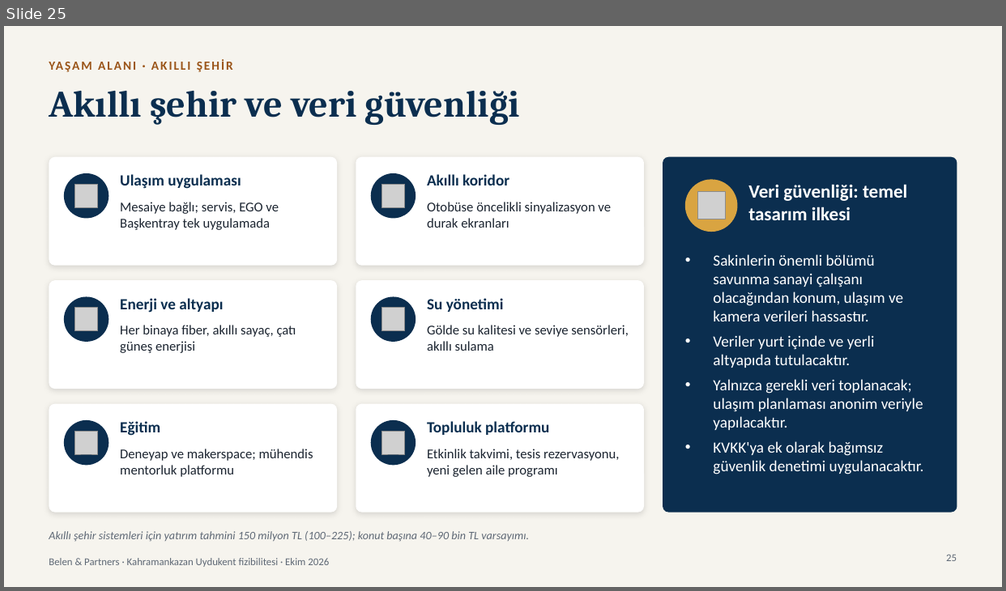
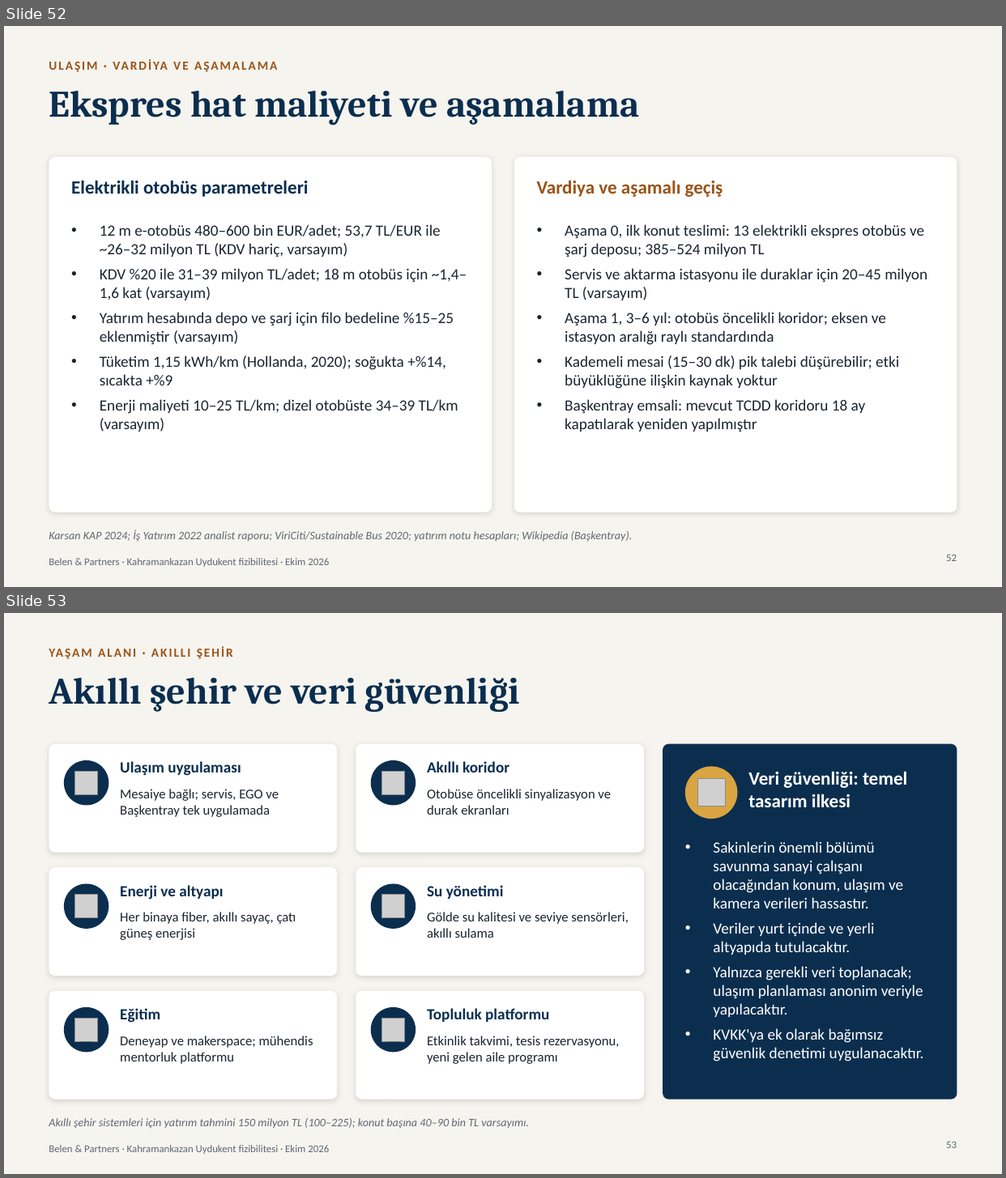
Before and after one commit to modularbelen-del/sunum, a slide deck: reports/Kahramankazan Uydukent sunumu.pptx. Shown one above the other, each under a label of ours: slide 25 before the commit, slides 52 and 53 after it. The pictures are 1006x591 and 1006x1178 pixels, drawn with LibreOffice and Linux fonts; fonts in the diff are those of the drawing; grey boxes stand for pictures. Boxes give left, top, right and bottom in pixels: in the first picture for what was removed or moved away, otherwise in the second. Text is boxed around its words. In the diff, an @@ line names an element or a change of style, - is before the commit and + after.

```diff
--- a/reports/Kahramankazan Uydukent sunumu.pptx
+++ b/reports/Kahramankazan Uydukent sunumu.pptx
@@ slide 52 added at bbox=[4, 26, 1002, 587], background #F6F4EE; not listed: 1 template element that a slide beside it also shows @@
@@ text added at bbox=[153, 62, 168, 70], 12 pt, text #9A5418, bold @@
+ULAŞIM · VARDİYA VE AŞAMALAMA
@@ title added at bbox=[49, 91, 639, 125], 36 pt, text #0B2E4F, bold @@
+Ekspres hat maliyeti ve aşamalama
@@ rounded rectangle added at bbox=[49, 157, 492, 513], fill #FFFFFF @@
@@ rounded rectangle added at bbox=[514, 157, 957, 513], fill #FFFFFF @@
@@ text added at bbox=[71, 180, 309, 197], 18 pt, text #0B2E4F, bold @@
+Elektrikli otobüs parametreleri
@@ text added at bbox=[537, 180, 723, 197], 18 pt, text #9A5418, bold @@
+Vardiya ve aşamalı geçiş
@@ text added at bbox=[100, 224, 467, 432], 15 pt, text #1B2430 @@
+• 12 m e-otobüs 480–600 bin EUR/adet; 53,7 TL/EUR ile ~26–32 milyon TL (KDV hariç, varsayım)
+• KDV %20 ile 31–39 milyon TL/adet; 18 m otobüs için ~1,4–1,6 kat (varsayım)
+• Yatırım hesabında depo ve şarj için filo bedeline %15–25 eklenmiştir (varsayım)
+• Tüketim 1,15 kWh/km (Hollanda, 2020); soğukta +%14, sıcakta +%9
+• Enerji maliyeti 10–25 TL/km; dizel otobüste 34–39 TL/km (varsayım)
@@ text added at bbox=[565, 224, 927, 433], 15 pt, text #1B2430 @@
+• Aşama 0, ilk konut teslimi: 13 elektrikli ekspres otobüs ve şarj deposu; 385–524 milyon TL
+• Servis ve aktarma istasyonu ile duraklar için 20–45 milyon TL (varsayım)
+• Aşama 1, 3–6 yıl: otobüs öncelikli koridor; eksen ve istasyon aralığı raylı standardında
+• Kademeli mesai (15–30 dk) pik talebi düşürebilir; etki büyüklüğüne ilişkin kaynak yoktur
+• Başkentray emsali: mevcut TCDD koridoru 18 ay kapatılarak yeniden yapılmıştır
@@ text added at bbox=[49, 530, 633, 542], 11 pt, text #5E6875, italic @@
+Karsan KAP 2024; İş Yatırım 2022 analist raporu; ViriCiti/Sustainable Bus 2020; yatırım notu hesapları; Wikipedia (Başkentray).
@@ page number added at bbox=[946, 555, 957, 561], 10 pt, text #5E6875 @@
+52
@@ what was slide 25 is now slide 53 @@
@@ page number at bbox=[946, 1142, 957, 1148]: text changed @@
-25
+53
```
Also in this commit, not shown: 5 slides changed, 34 other slides added, 2 other files.
